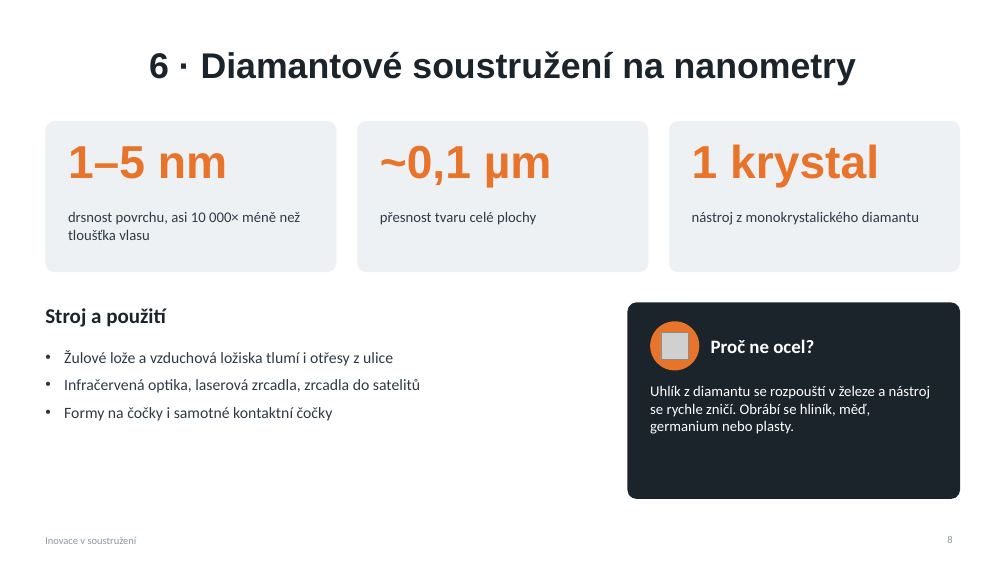
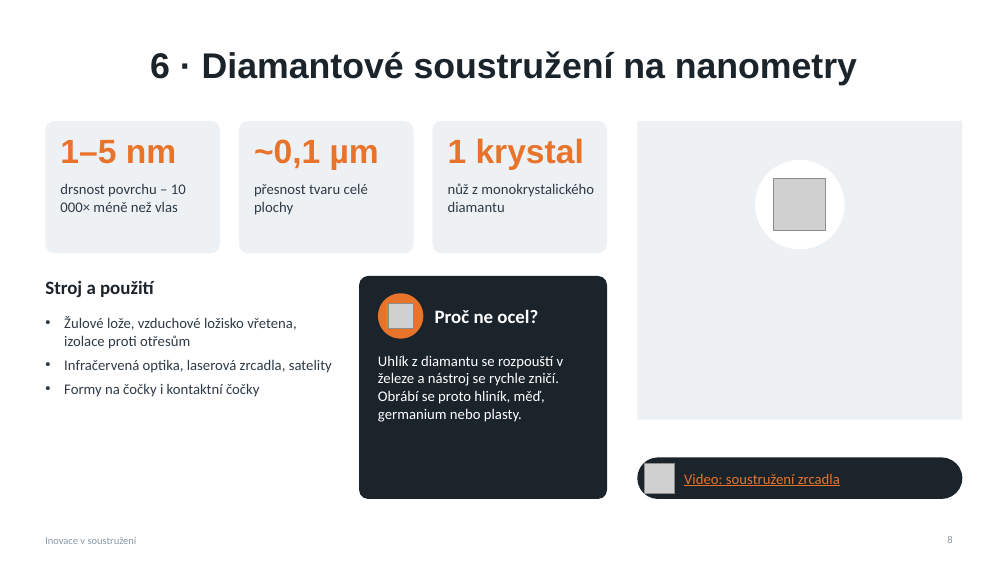
Before and after one commit to dodgeandroll/lol, a slide deck: slide 8 of Inovace_v_soustruzeni.pptx. Drawn at 1008x567 pixels with LibreOffice and Linux fonts; fonts in the diff are those of the drawing; grey boxes stand for pictures. Boxes give left, top, right and bottom in pixels: in the first picture for what was removed or moved away, otherwise in the second. Text is boxed around its words. In the diff, an @@ line names an element or a change of style, - is before the commit and + after.

```diff
--- a/Inovace_v_soustruzeni.pptx
+++ b/Inovace_v_soustruzeni.pptx
@@ rounded rectangle: place and size @@
-rounded rectangle at bbox=[45, 121, 337, 272]
+rounded rectangle at bbox=[45, 121, 220, 253]
@@ text "1–5 nm": place and size @@
-text "1–5 nm" at bbox=[68, 146, 227, 179]
+text "1–5 nm" at bbox=[60, 140, 176, 164]
@@ rounded rectangle: place and size @@
-rounded rectangle at bbox=[357, 121, 648, 272]
+rounded rectangle at bbox=[239, 121, 414, 253]
@@ text "~0,1 µm": place and size @@
-text "~0,1 µm" at bbox=[380, 145, 552, 188]
+text "~0,1 µm" at bbox=[254, 139, 379, 170]
@@ proportions changed in 4 elements at bbox=[45, 121, 220, 253], bbox=[239, 121, 414, 253], bbox=[359, 276, 607, 499], bbox=[433, 121, 607, 253] @@
@@ rounded rectangle: place and size @@
-rounded rectangle at bbox=[669, 121, 960, 272]
+rounded rectangle at bbox=[433, 121, 607, 253]
@@ size 44 to 32 pt in 3 elements at bbox=[60, 140, 176, 164], bbox=[254, 139, 379, 170], bbox=[448, 138, 584, 170] @@
@@ text "1 krystal": place and size @@
-text "1 krystal" at bbox=[692, 144, 879, 188]
+text "1 krystal" at bbox=[448, 138, 584, 170]
@@ rectangle added at bbox=[637, 121, 963, 420], fill #EEF1F4 @@
@@ ellipse added at bbox=[755, 160, 845, 250], fill #FFFFFF @@
@@ picture added at bbox=[774, 178, 827, 231] @@
@@ text at bbox=[60, 184, 186, 212]: text changed @@
-drsnost povrchu, asi 10 000× méně než tloušťka vlasu
+drsnost povrchu – 10 000× méně než vlas
@@ text "přesnost tvaru celé plochy" rewrapped from bbox=[380, 211, 536, 225] to bbox=[254, 184, 368, 215] @@
@@ text at bbox=[448, 183, 594, 212]: text changed @@
-nástroj z monokrystalického diamantu
+nůž z monokrystalického diamantu
@@ text "Stroj a použití": place and size @@
-text "Stroj a použití" at bbox=[45, 308, 166, 327]
+text "Stroj a použití" at bbox=[45, 280, 154, 297]
@@ text "Stroj a použití" at bbox=[45, 280, 154, 297]: size 20 to 18 pt @@
@@ rounded rectangle: place and size @@
-rounded rectangle at bbox=[628, 302, 960, 499]
+rounded rectangle at bbox=[359, 276, 607, 499]
@@ ellipse: place and size @@
-ellipse at bbox=[650, 321, 699, 371]
+ellipse at bbox=[378, 293, 423, 339]
@@ text "Proč ne ocel?": place and size @@
-text "Proč ne ocel?" at bbox=[711, 339, 814, 353]
+text "Proč ne ocel?" at bbox=[435, 309, 538, 323]
@@ text at bbox=[64, 316, 332, 397]: text changed; size 15 to 14 pt @@
-• Žulové lože a vzduchová ložiska tlumí i otřesy z ulice
-• Infračervená optika, laserová zrcadla, zrcadla do satelitů
-• Formy na čočky i samotné kontaktní čočky
+• Žulové lože, vzduchové ložisko vřetena, izolace proti otřesům
+• Infračervená optika, laserová zrcadla, satelity
+• Formy na čočky i kontaktní čočky
@@ picture: place and size @@
-picture at bbox=[661, 332, 688, 359]
+picture at bbox=[388, 303, 414, 329]
@@ text at bbox=[378, 355, 564, 422]: text changed @@
-Uhlík z diamantu se rozpouští v železe a nástroj se rychle zničí. Obrábí se hliník, měď, germanium nebo plasty.
+Uhlík z diamantu se rozpouští v železe a nástroj se rychle zničí. Obrábí se proto hliník, měď, germanium nebo plasty.
@@ rounded rectangle added at bbox=[637, 457, 963, 499], fill #1B232B @@
@@ picture added at bbox=[644, 463, 675, 493] @@
@@ text added at bbox=[684, 473, 840, 486], 14 pt, text #E8742C, underline @@
+Video: soustružení zrcadla
```
Also in this commit, not shown: 9 other slides changed.
